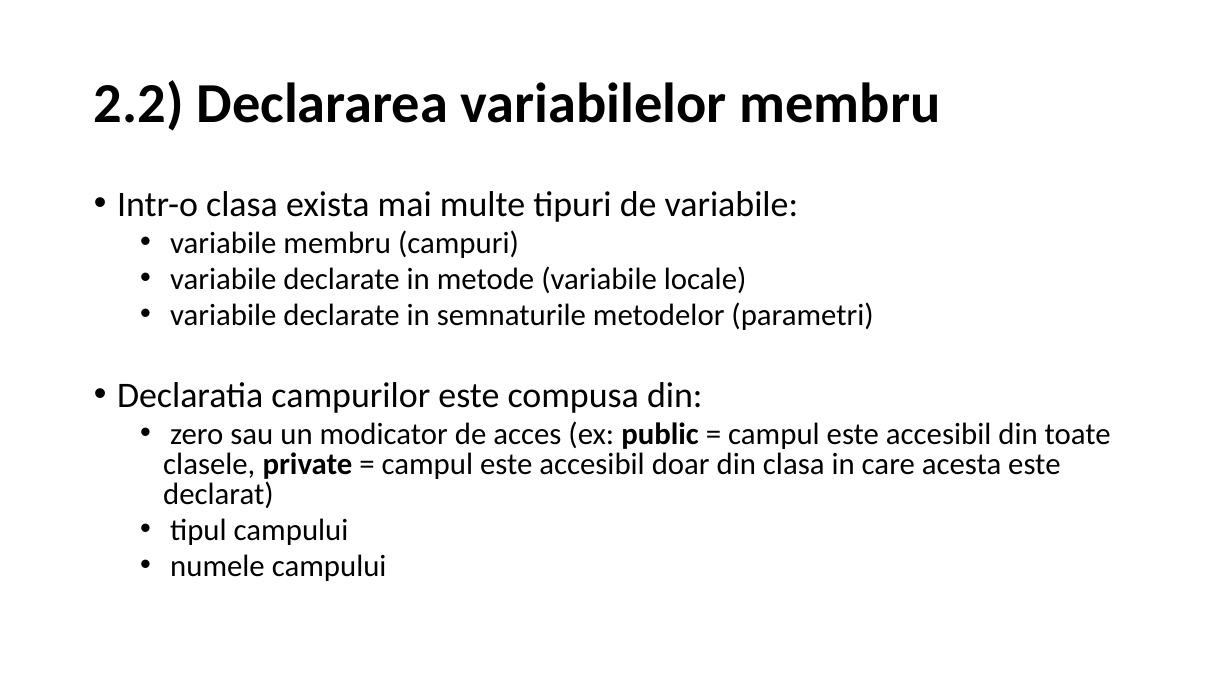
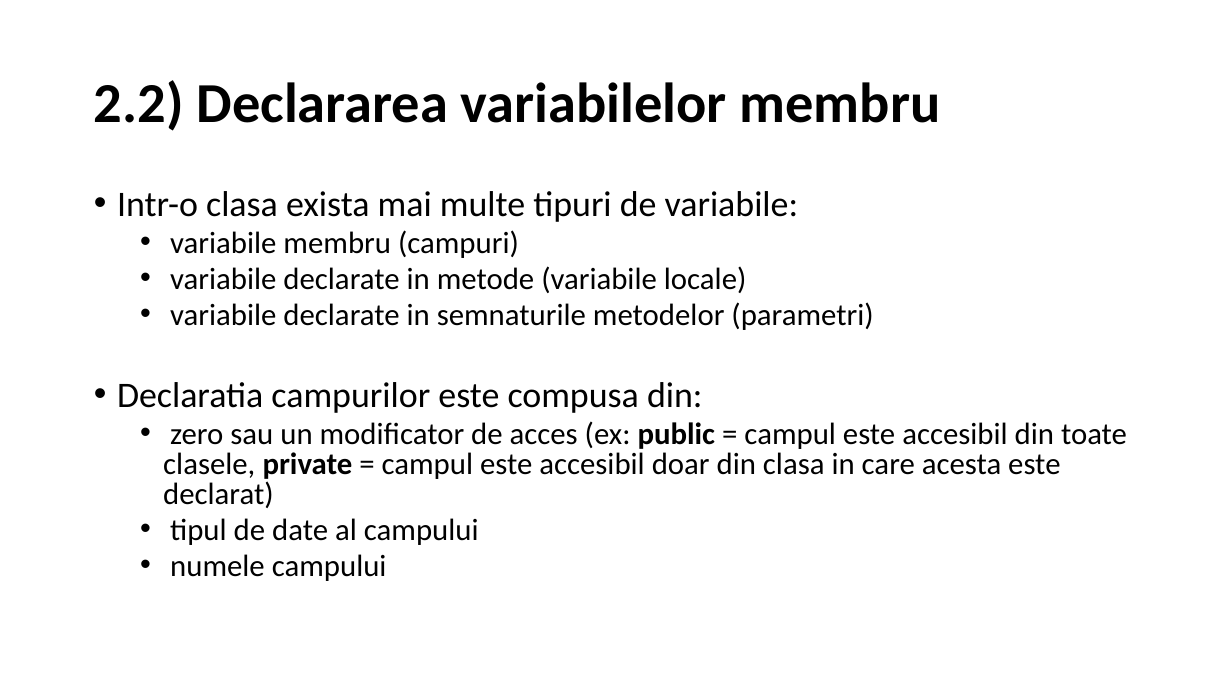
Before and after one commit to PatriciaPopa/javatraining-modulul-1, a slide deck: slide 10 of Curs4_Java_modul1.pptx. Drawn at 1232x693 pixels with LibreOffice and Linux fonts; fonts in the diff are those of the drawing. Boxes give left, top, right and bottom in pixels: in the first picture for what was removed or moved away, otherwise in the second. Text is boxed around its words. In the diff, an @@ line names an element or a change of style, - is before the commit and + after.

```diff
--- a/Curs4_Java_modul1.pptx
+++ b/Curs4_Java_modul1.pptx
@@ text at <box>163,421,1127,545</box>: text changed @@
-  • zero sau un modicator de acces (ex: public = campul este accesibil din toate clasele, private = campul este accesibil doar din clasa in care acesta este declarat)
-  • tipul campului
+  • zero sau un modificator de acces (ex: public = campul este accesibil din toate clasele, private = campul este accesibil doar din clasa in care acesta este declarat)
+  • tipul de date al campului
```
Also in this commit, not shown: 6 other slides changed, 1 slide added.
